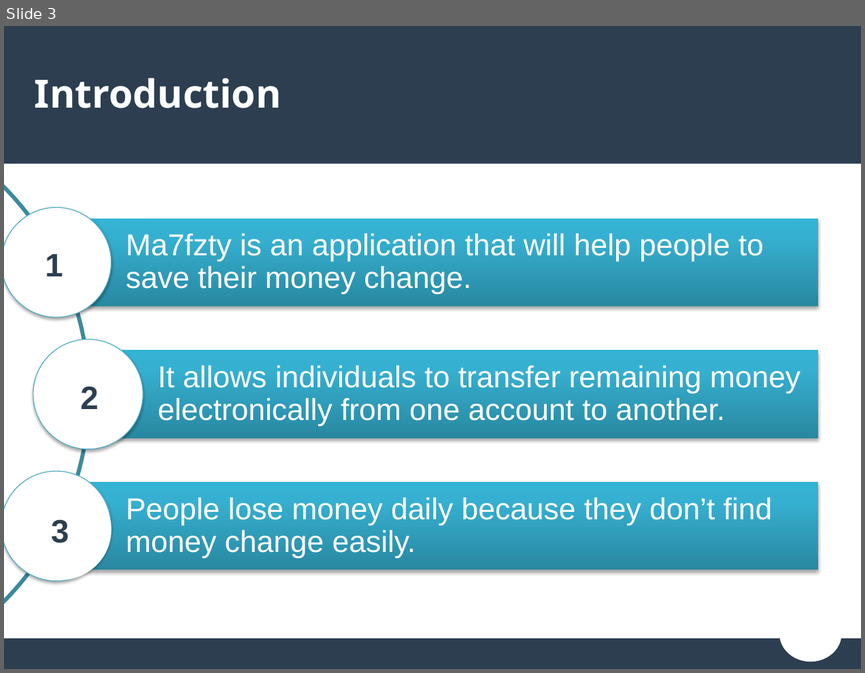
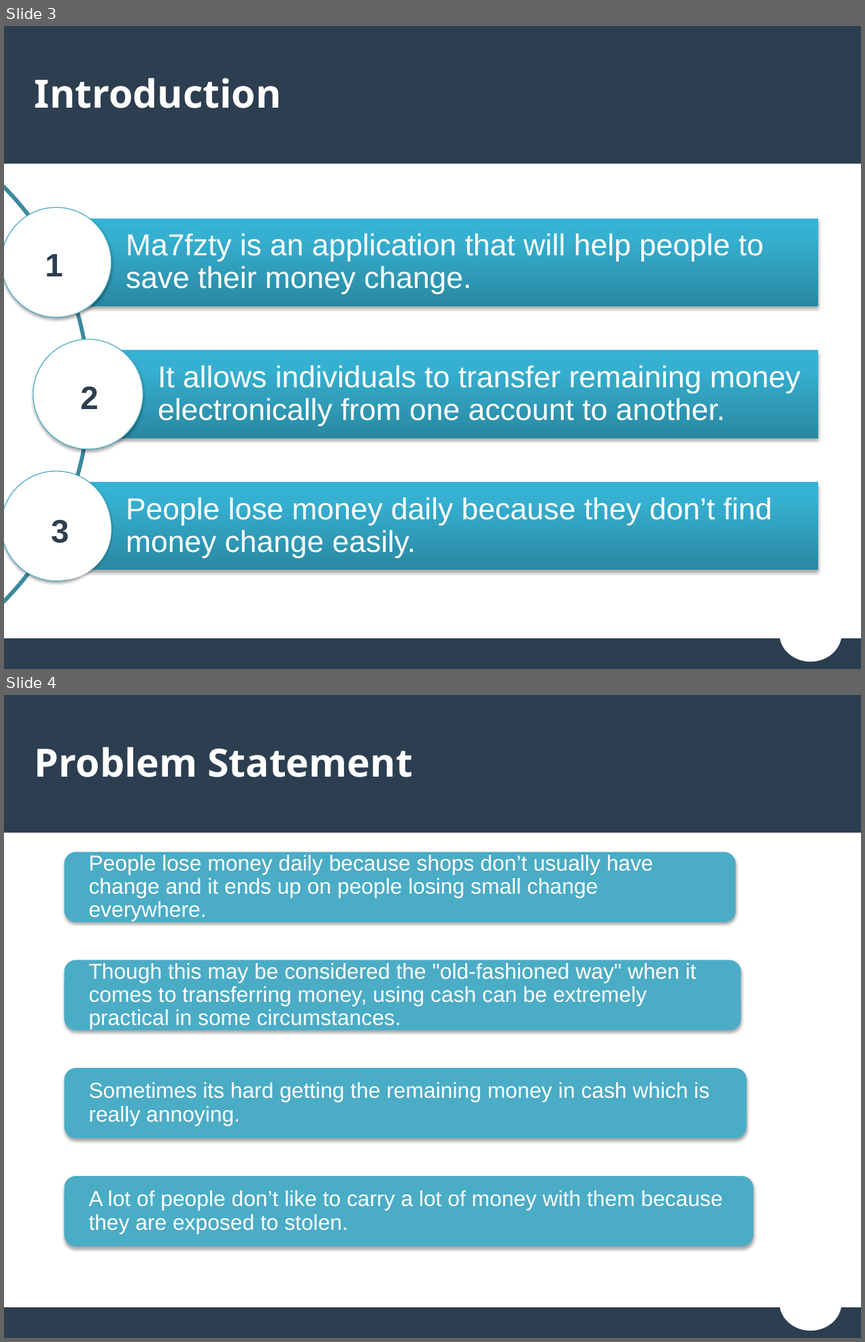
Before and after one commit to YoussifAssem/Parallel-Programming, a slide deck: Presentation/Presentation 18.pptx. Shown one above the other, each under a label of ours: slide 3 before the commit, slides 3 and 4 after it. The pictures are 865x673 and 865x1342 pixels, drawn with LibreOffice and Linux fonts; fonts in the diff are those of the drawing. Boxes give left, top, right and bottom in pixels: in the first picture for what was removed or moved away, otherwise in the second. Text is boxed around its words. In the diff, an @@ line names an element or a change of style, - is before the commit and + after.

```diff
--- a/Presentation/Presentation 18.pptx
+++ b/Presentation/Presentation 18.pptx
@@ slide 4 added at (x1=4, y1=695, x2=861, y2=1338), background #FFFFFF; not listed: 3 template elements that a slide beside it also shows @@
@@ text added at (x1=35, y1=747, x2=413, y2=777), 36 pt, text #FFFFFF, bold @@
+Problem Statement
@@ group added at (x1=24, y1=852, x2=821, y2=1271): 4 rectangles, 4 rounded rectangles, 4 texts @@
+People lose money daily because shops don’t usually have change and it ends up on people losing small change everywhere.
+Though this may be considered the "old-fashioned way" when it comes to transferring money, using cash can be extremely practical in some circumstances.
+Sometimes its hard getting the remaining money in cash which is really annoying.
+A lot of people don’t like to carry a lot of money with them because they are exposed to stolen.
@@ ellipse added at (x1=781, y1=1276, x2=840, y2=1329), fill #FFFFFF, outline #FFFFFF 2 pt @@
```
Also in this commit, not shown: 1 slide changed, 3 other slides added, 1 slide removed, 1 other file.
